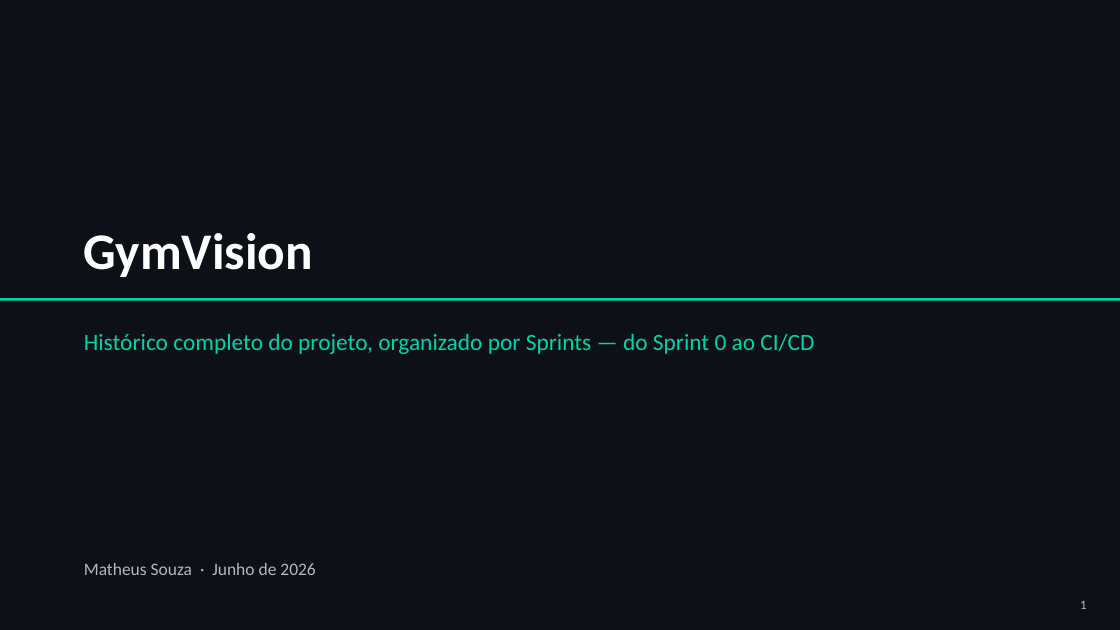
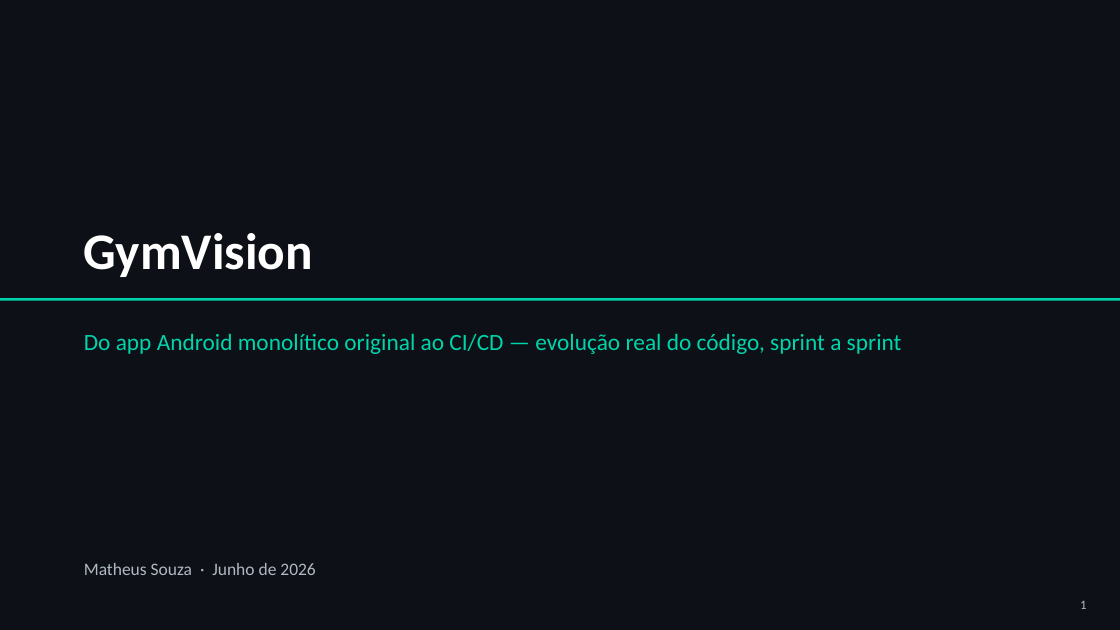
Before and after one commit to souzza-matheus/gym, a slide deck: slide 1 of GymVision_Historico_Projeto.pptx. Drawn at 1120x630 pixels with LibreOffice and Linux fonts; fonts in the diff are those of the drawing. Boxes give left, top, right and bottom in pixels: in the first picture for what was removed or moved away, otherwise in the second. Text is boxed around its words. In the diff, an @@ line names an element or a change of style, - is before the commit and + after.

```diff
--- a/GymVision_Historico_Projeto.pptx
+++ b/GymVision_Historico_Projeto.pptx
@@ text at (84, 334, 902, 354): text changed @@
-Histórico completo do projeto, organizado por Sprints — do Sprint 0 ao CI/CD
+Do app Android monolítico original ao CI/CD — evolução real do código, sprint a sprint
```
Also in this commit, not shown: 9 other slides changed, 5 slides added, 7 slides removed.
